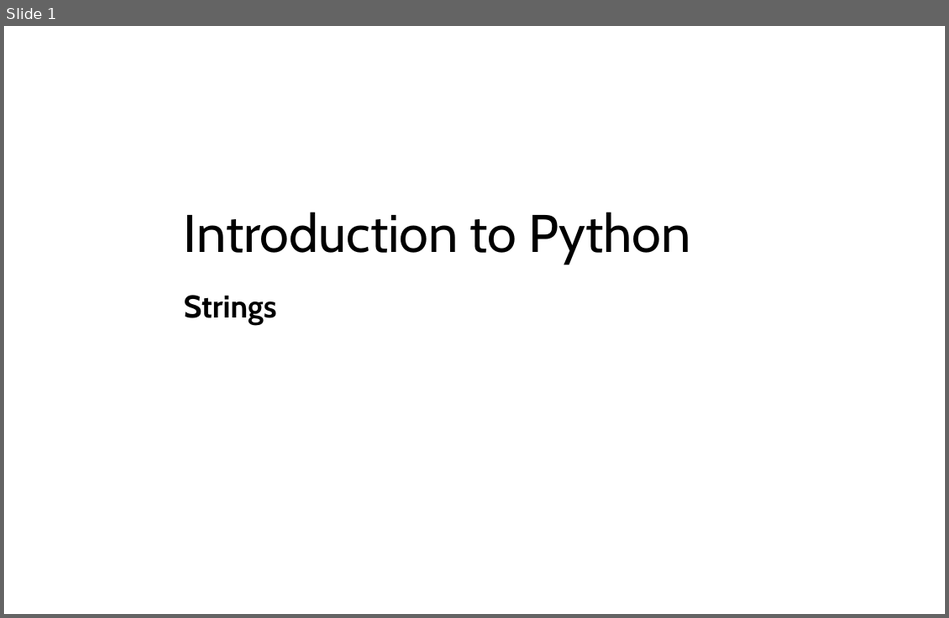
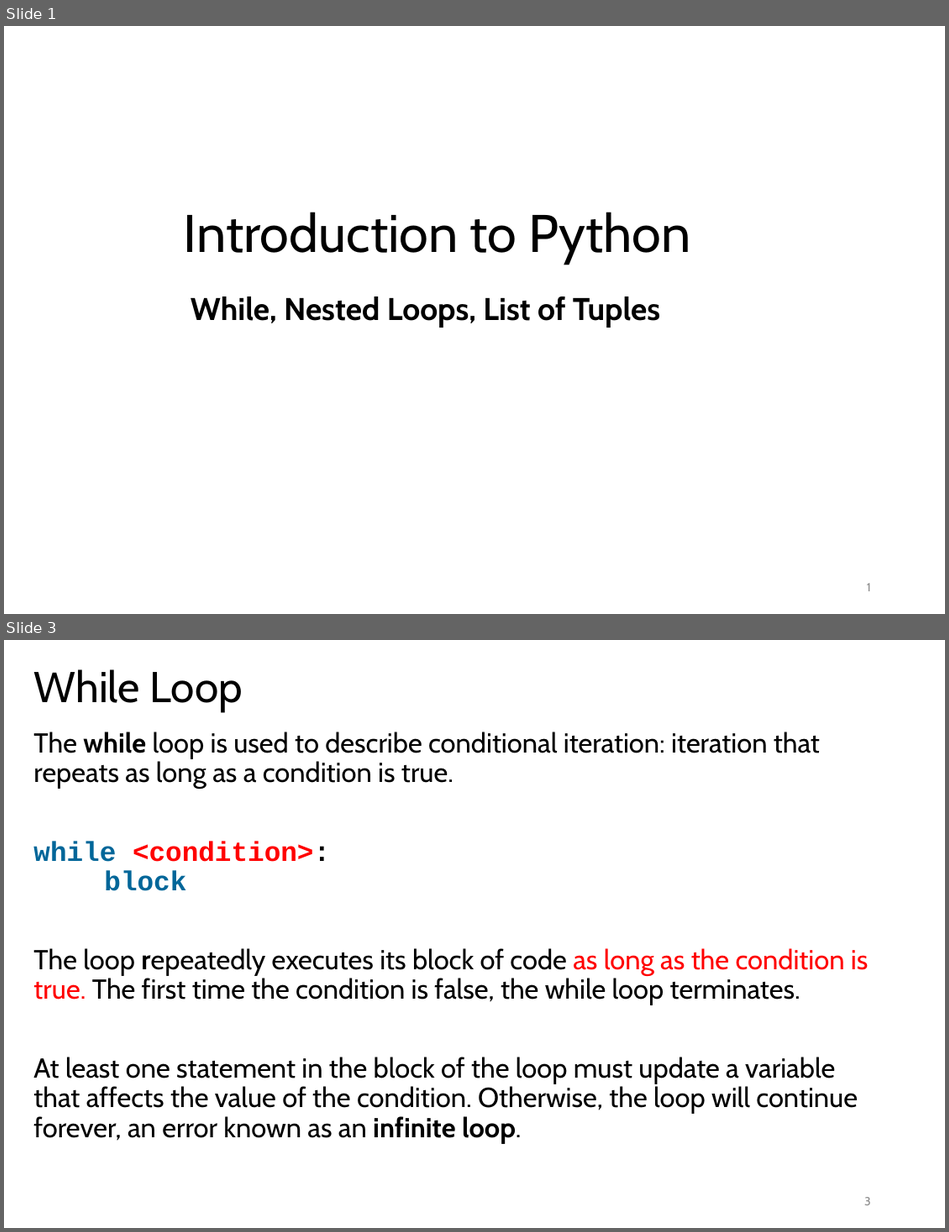
Before and after one commit to LongBaoNguyen/longbaonguyen.github.io, a slide deck: courses/apcsp/lect7.pptx. Shown one above the other, each under a label of ours: slide 1 before the commit, slides 1 and 3 after it; the slides between them are not shown. The pictures are 949x618 and 949x1232 pixels, drawn with LibreOffice and Linux fonts; fonts in the diff are those of the drawing. Boxes give left, top, right and bottom in pixels: in the first picture for what was removed or moved away, otherwise in the second. Text is boxed around its words. In the diff, an @@ line names an element or a change of style, - is before the commit and + after.

```diff
--- a/courses/apcsp/lect7.pptx
+++ b/courses/apcsp/lect7.pptx
@@ slide 3 added at (4,640,945,1228), background #FFFFFF @@
@@ title added at (33,669,243,711), 33 pt, text #000000 @@
+While Loop
@@ text added at (33,732,868,1144), 21 pt, text #000000 @@
+The while loop is used to describe conditional iteration: iteration that repeats as long as a condition is true.
+while <condition>:
+block
+The loop repeatedly executes its block of code as long as the condition is true. The first time the condition is false, the while loop terminates.
+At least one statement in the block of the loop must update a variable that affects the value of the condition. Otherwise, the loop will continue forever, an error known as an infinite loop.
@@ page number added at (864,1197,871,1205), 9 pt, text #8C8C8C @@
+3
@@ slide 1 changed as well @@
@@ subtitle at (190,296,660,327): text changed @@
-Strings
+While, Nested Loops, List of Tuples
@@ page number added at (867,583,871,591), 9 pt, text #8C8C8C @@
+1
```
Also in this commit, not shown: 2 other slides changed, 18 other slides added, 25 slides removed, 9 other files.
